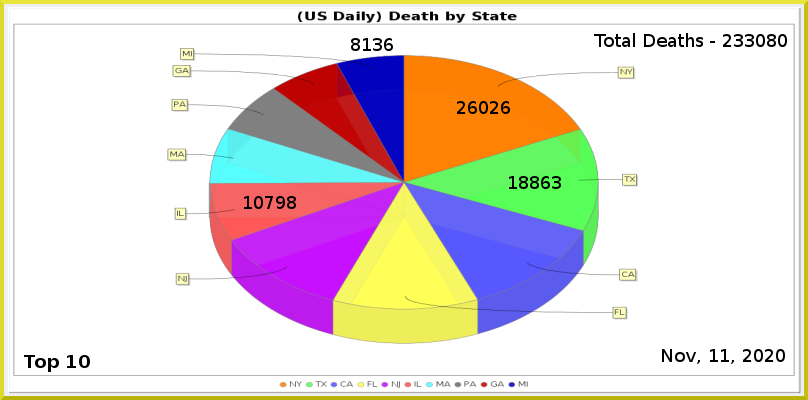
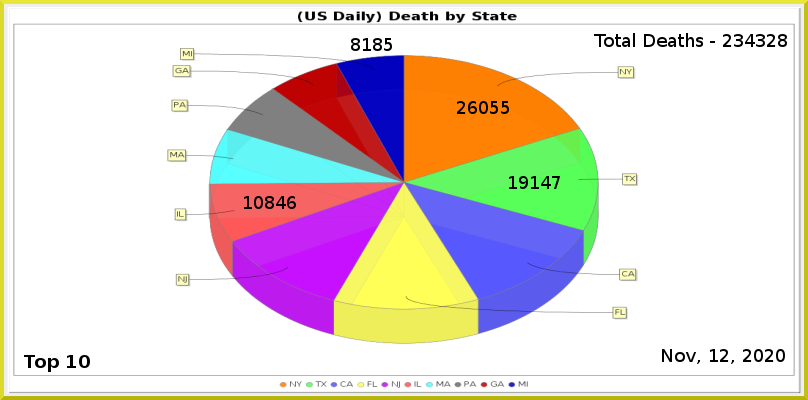
Comparing the layer stacks of the two w=808, h=400 images. Changes:
painted on "Least" over [373, 38, 393, 51]
painted on "6" over [265, 196, 296, 209]
painted on "2" over [519, 176, 561, 189]
painted on "1" over [490, 101, 510, 114]
renamed "Total Deaths - 233080" to "Total Deaths - 234328", painted on it over [745, 34, 787, 47]
painted on "Current Date" over [720, 349, 729, 362]
painted on "Death_by_State.png" over [167, 48, 639, 344]
